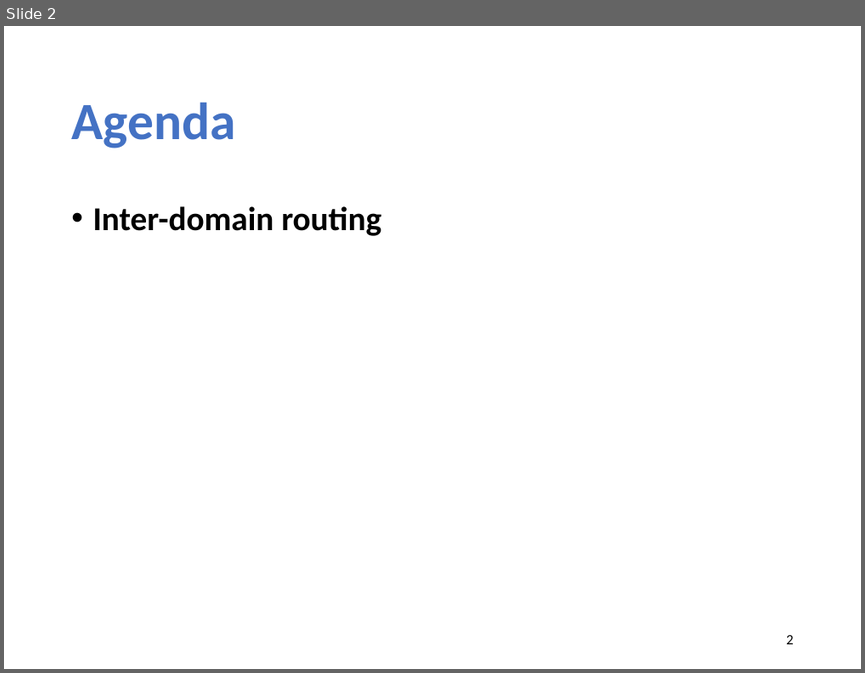
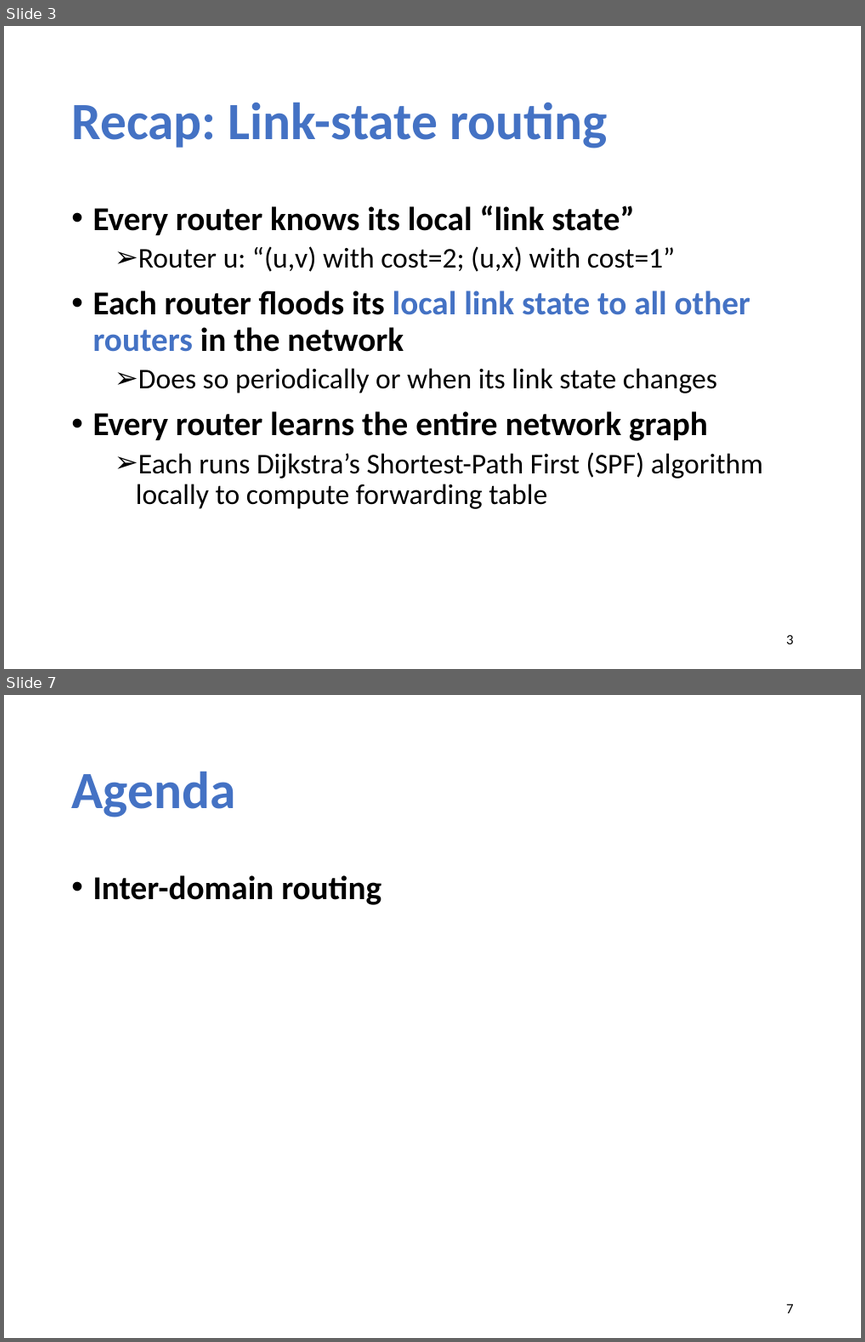
Before and after one commit to xinjin/course-net, a slide deck: slides/lec14_interdomain.pptx. Shown one above the other, each under a label of ours: slide 2 before the commit, slides 3 and 7 after it; the slides between them are not shown. The pictures are 865x673 and 865x1342 pixels, drawn with LibreOffice and Linux fonts; fonts in the diff are those of the drawing. Boxes give left, top, right and bottom in pixels: in the first picture for what was removed or moved away, otherwise in the second. Text is boxed around its words. In the diff, an @@ line names an element or a change of style, - is before the commit and + after.

```diff
--- a/slides/lec14_interdomain.pptx
+++ b/slides/lec14_interdomain.pptx
@@ slide 3 added at [4, 26, 861, 669], background #FFFFFF @@
@@ title added at [71, 102, 607, 148], 44 pt, text #4472C4, bold @@
+Recap: Link-state routing
@@ text added at [93, 205, 763, 509], 24 pt, text #000000 @@
+• Every router knows its local “link state”
+  ➢ Router u: “(u,v) with cost=2; (u,x) with cost=1”
+• Each router floods its local link state to all other routers in the network
+  ➢ Does so periodically or when its link state changes
+• Every router learns the entire network graph
+  ➢ Each runs Dijkstra’s Shortest-Path First (SPF) algorithm locally to compute forwarding table
@@ page number added at [786, 635, 793, 644], 12 pt, text #000000 @@
+3
@@ what was slide 2 is now slide 7 @@
@@ page number at [786, 1304, 793, 1313]: text changed @@
-2
+7
```
Also in this commit, not shown: 1 slide changed, 4 other slides added, 19 other files.
